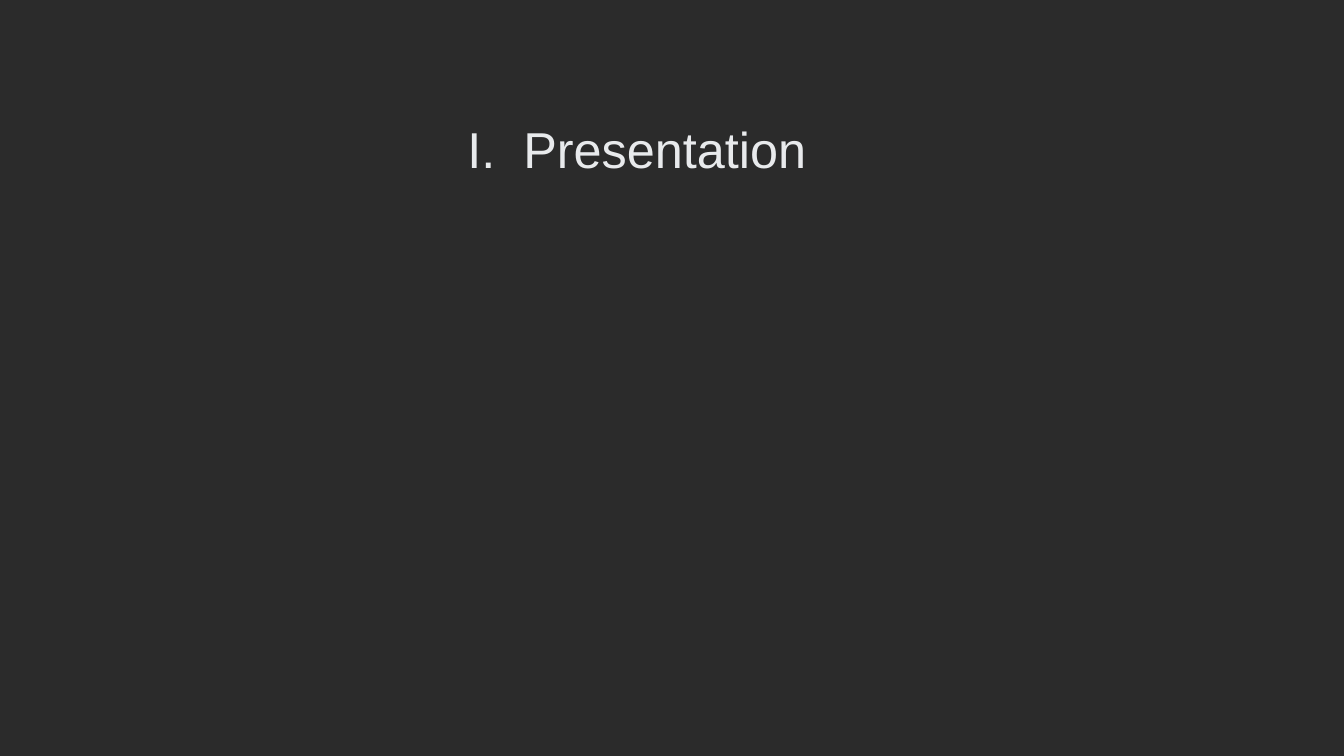
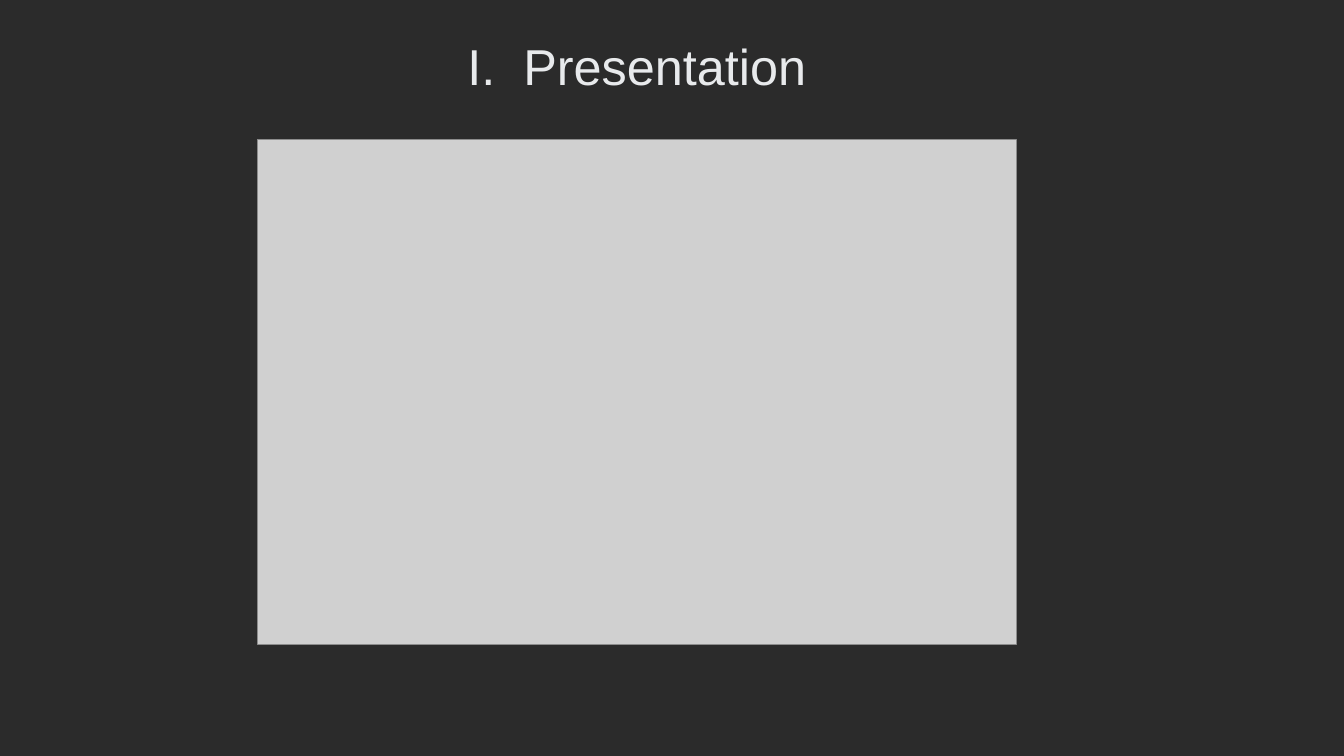
Before and after one commit to Damoy/Portak, a slide deck: slide 3 of Portak.pptx (slide 2 before the commit). Drawn at 1344x756 pixels with LibreOffice and Linux fonts; fonts in the diff are those of the drawing; grey boxes stand for pictures; background and template pictures are left out; a plain dark background stands for a picture behind light text. Boxes give left, top, right and bottom in pixels: in the first picture for what was removed or moved away, otherwise in the second. Text is boxed around its words. In the diff, an @@ line names an element or a change of style, - is before the commit and + after.

```diff
--- a/Portak.pptx
+++ b/Portak.pptx
@@ text "I. Presentation": place and size @@
-text "I. Presentation" at box(467, 131, 806, 169)
+text "I. Presentation" at box(467, 48, 806, 86)
@@ picture added at box(258, 140, 1016, 644) @@
```
Also in this commit, not shown: 1 slide added, 8 other files.
